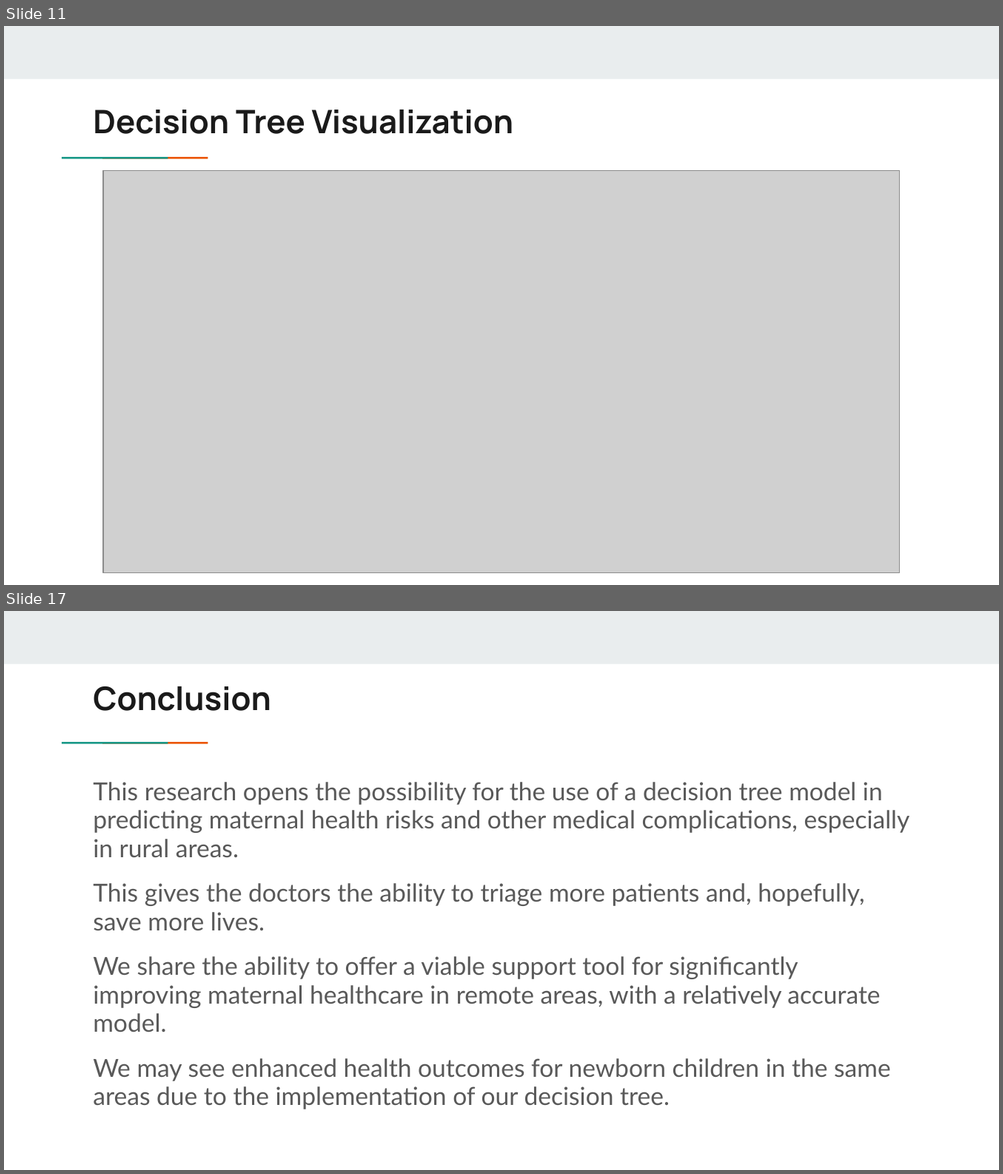
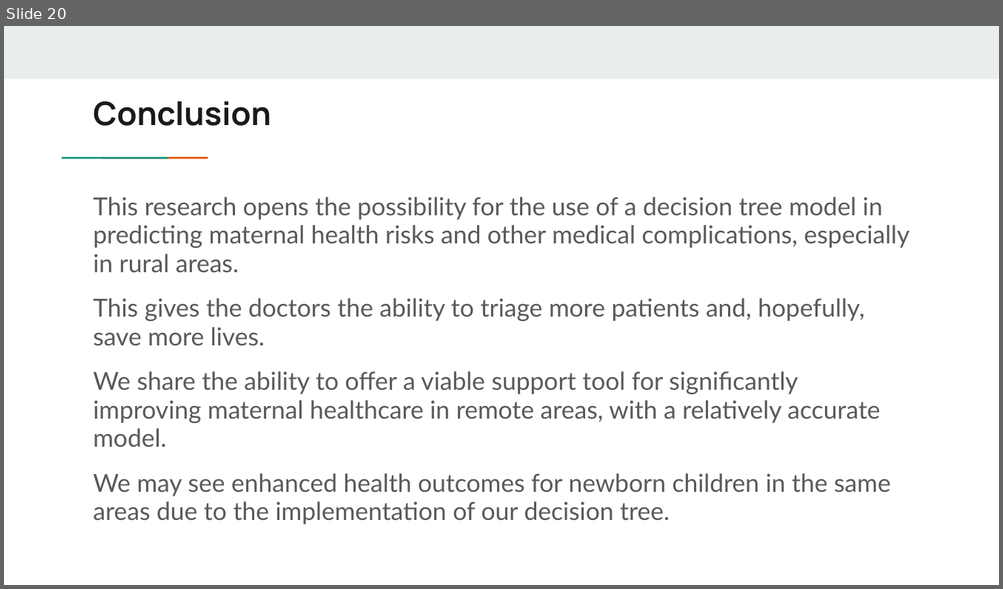
Before and after one commit to mkaturiusd24/USDIntroToAIGroup1, a slide deck: Maternal Health Risk Final Project.pptx. Shown one above the other, each under a label of ours: slides 11 and 17 before the commit, slide 20 after it; the slides between them are not shown. The pictures are 1003x1174 and 1003x589 pixels, drawn with LibreOffice and Linux fonts; fonts in the diff are those of the drawing; grey boxes stand for pictures. Boxes give left, top, right and bottom in pixels: in the first picture for what was removed or moved away, otherwise in the second. Text is boxed around its words. In the diff, an @@ line names an element or a change of style, - is before the commit and + after.

```diff
--- a/Maternal Health Risk Final Project.pptx
+++ b/Maternal Health Risk Final Project.pptx
@@ slide 11 removed at (4, 26, 999, 585), background #FFFFFF; not listed: 3 template elements that a slide beside it also shows @@
@@ title removed at (93, 110, 514, 134) @@
-Decision Tree Visualization
@@ picture removed at (103, 170, 899, 573) @@
@@ what was slide 17 is now slide 20 @@
```
Also in this commit, not shown: 4 slides changed, 6 slides added, 2 other slides removed.
